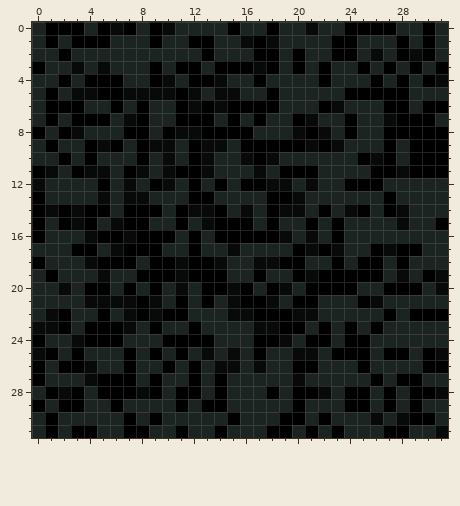
Two states of a pixel-art file, assets/noise.aseprite. That is the earlier state.
32x32 pixels, 1 frame. Colours within 5 levels of each other are drawn and written as one.
After:
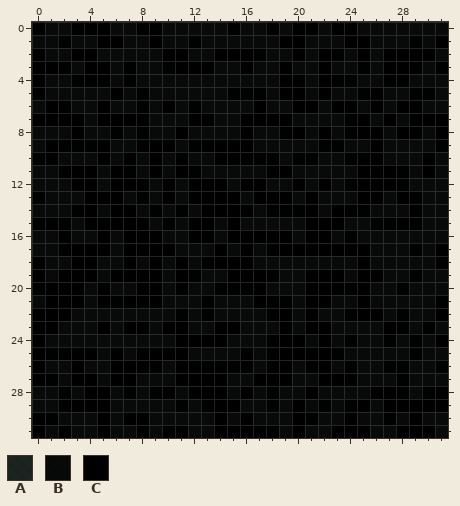
Palette (. is transparent): A #000000cf  B #000000f2  C #000000
The edit:
layer "Layer 2" added
Changed rows in their new state; - is an unchanged pixel.
Layers "Layer 2", "Layer 1":
first column x 0:
 0 CBB-C--BC--BBBB-BB-BCCBC-BBBBBBB
 1 BBCBB-CBB-BB-BBB-B-CCBBB-CBBBCBC
 2 CBBCCBBBBBCCBBCCC-BB-BC-BC-C-C-B
 3 -CC-CCBCBBC--CBB--BCBB-BB-B-C-B-
 4 CBBC--BCBB-BBB-BBBBCCB-CCBBC-BB-
 5 CBB--B--C--B-B-CCCBCCBCBB--BBCCB
 6 B--BBCBB-BCBCB-BB-BBCCBCCBCB-CBB
 7 C-C-B-CC-BBB--BBC-CCB-BB-CBCB--C
 8 BBBCBBCB-BBC-BBB-BBCCBCB-CCB--B-
 9 B-CC-CBB-CCB-CCC-BBBB--CBBCBBBB-
10 CCBBBCBCBC-CB-CCC-CBCCBBC-CBBB-B
11 B-C-C-C--C----BBB-C-BBBBBC--CB-B
12 -BBCCBCCCBCB-C-B----C-CB---CCBBB
13 -BBBCCC-CBCB--CCBC---CBBBCCBCCBB
14 B-BC-BC-B-B--C-CCB-CCCBCC-BB-CBB
15 -C---CC--BCBCCB-BBBBB-C-BBCCCCBB
16 BBCB--BC--BB-CB----CBCCBCBBBBBBB
17 BBC--C----CBBBC-CBCC-C-CCCB-B-BC
18 -BBCCBB-B-BCB-CCC--BBBBBB-BBBBBC
19 CBCCC-CC--BC-BBCC-CBBC--B--B-CB-
20 CCCCB-BBC-BCBB-C-CB-B----CBB-BB-
21 BCCC-CCC-CBBB-B-B-CCB-CBB--BBBBC
22 CC-BBBB-B-B-BCB--B---CBBCCCBCBB-
23 CCBBB-BCCBCCBBCCB---BC-BBBBCCBCB
24 -BB-BBBBBBB---CBBB-CCB-B-BBCBCBC
25 C-C-CBCBC-C-B-B-CBCCCCC-BBBBBCB-
26 -BB--BC-CCBC-CCCC-CCB-CBCBBCCBB-
27 -CBCCB--BBBC-C-BBCCC-BCCCBBB-BBB
28 BBCBC-B---CB-C-BCB-BB--BBBC-CB-C
29 BB--CCBBBBB-B--CBBCB-BCB--B-C-CC
30 C-BBBCB-CBBBBBCBCBBB-CBBCB-C--BB
31 CBCBBCBB-BC-BB-CCC-BCBB-CCBB-CC-
Where, in picture pixels (left, top, right, bottom), the same in both pictures:
changed: (32, 22, 448, 438)
